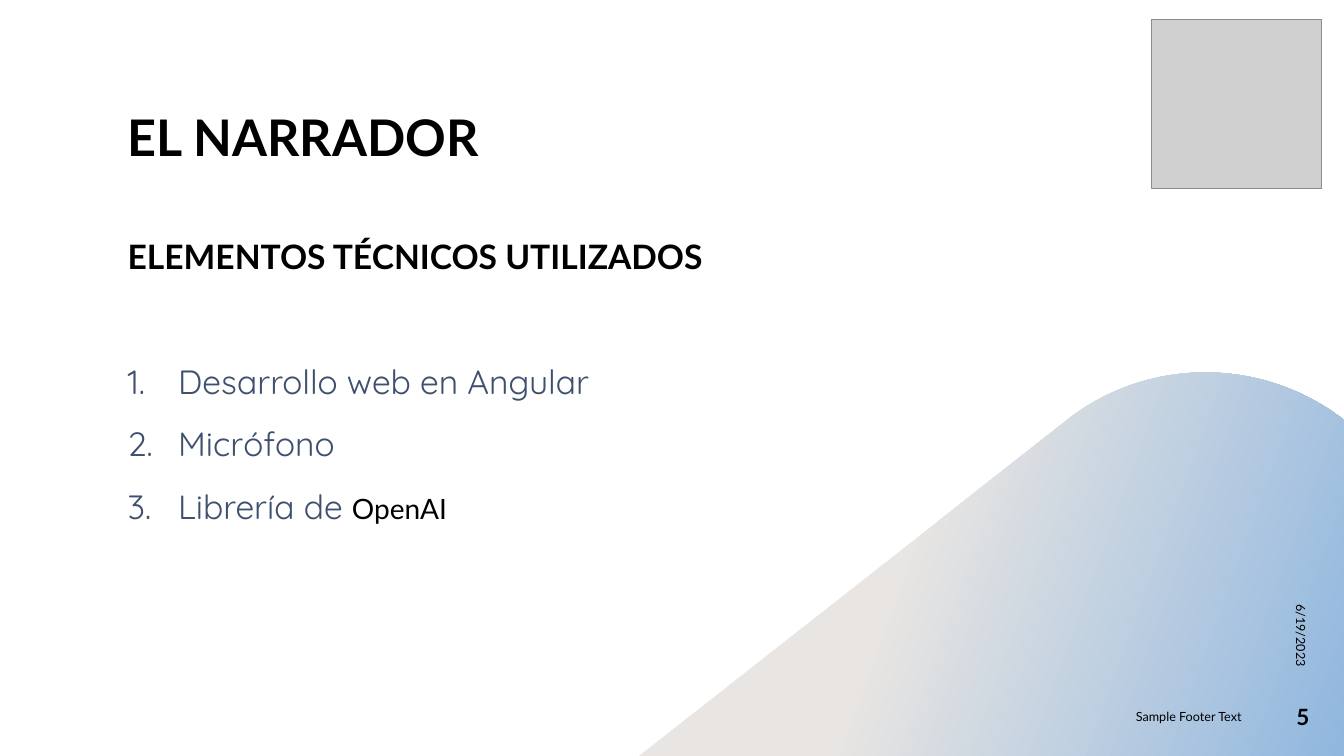
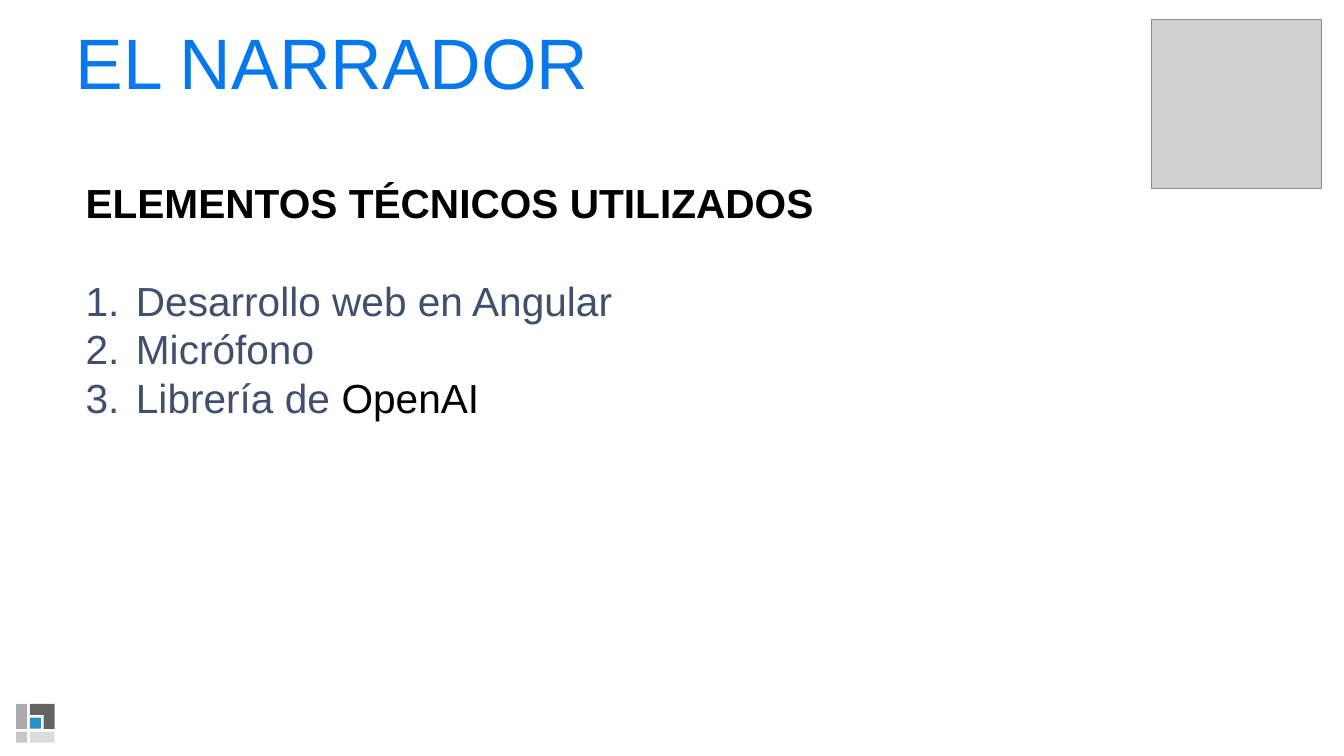
Before and after one commit to efrengonzalez01/LnkDemoAIElNarrador, a slide deck: slide 5 of presentación EL NARRADOR.pptx. Drawn at 1344x756 pixels with LibreOffice and Linux fonts; fonts in the diff are those of the drawing; grey boxes stand for pictures; background and template pictures are left out. Boxes give left, top, right and bottom in pixels: in the first picture for what was removed or moved away, otherwise in the second. Text is boxed around its words. In the diff, an @@ line names an element or a change of style, - is before the commit and + after.

```diff
--- a/presentación EL NARRADOR.pptx
+++ b/presentación EL NARRADOR.pptx
@@ text "EL NARRADOR": place and size @@
-text "EL NARRADOR" at box(128, 119, 479, 157)
+text "EL NARRADOR" at box(76, 39, 588, 90)
@@ text "EL NARRADOR" at box(76, 39, 588, 90): size 36 to 51 pt, font Lato to Arial, text colour #000000 to #0579EB, bold off @@
@@ text "ELEMENTOS TÉCNICOS UTILIZADOS": place and size @@
-text "ELEMENTOS TÉCNICOS UTILIZADOS" at box(128, 240, 702, 524)
+text "ELEMENTOS TÉCNICOS UTILIZADOS" at box(86, 186, 813, 421)
@@ text "ELEMENTOS TÉCNICOS UTILIZADOS" at box(86, 186, 813, 421): size 24 to 29 pt; font Lato to Arial in "ELEMENTOS TÉCNICOS UTILIZADOS", "OpenAI"; font Quicksand to Arial in "Desarrollo web en Angular", "Micrófono", "Librería de"; size 20 to 29 pt in "OpenAI"; line spacing 1.2 to 1; less space between paragraphs @@
@@ freeform shape removed at box(639, 373, 1344, 756) @@
@@ text removed at box(1294, 610, 1309, 665) @@
-6/19/2023
@@ freeform shape added at box(16, 704, 27, 729), fill #AAAAAA @@
@@ freeform shape added at box(30, 718, 41, 729), fill #288FCD @@
@@ freeform shape added at box(30, 704, 55, 729), fill #636363 @@
@@ text removed at box(1136, 711, 1241, 723) @@
-Sample Footer Text
@@ page number removed at box(1296, 708, 1309, 725) @@
-5
@@ freeform shape added at box(16, 732, 27, 743), fill #C7C7C7 @@
@@ freeform shape added at box(30, 732, 55, 743), fill #DCDCDC @@
```
Also in this commit, not shown: 4 other slides changed, 5 slides added, 2 slides removed, 3 other files.
